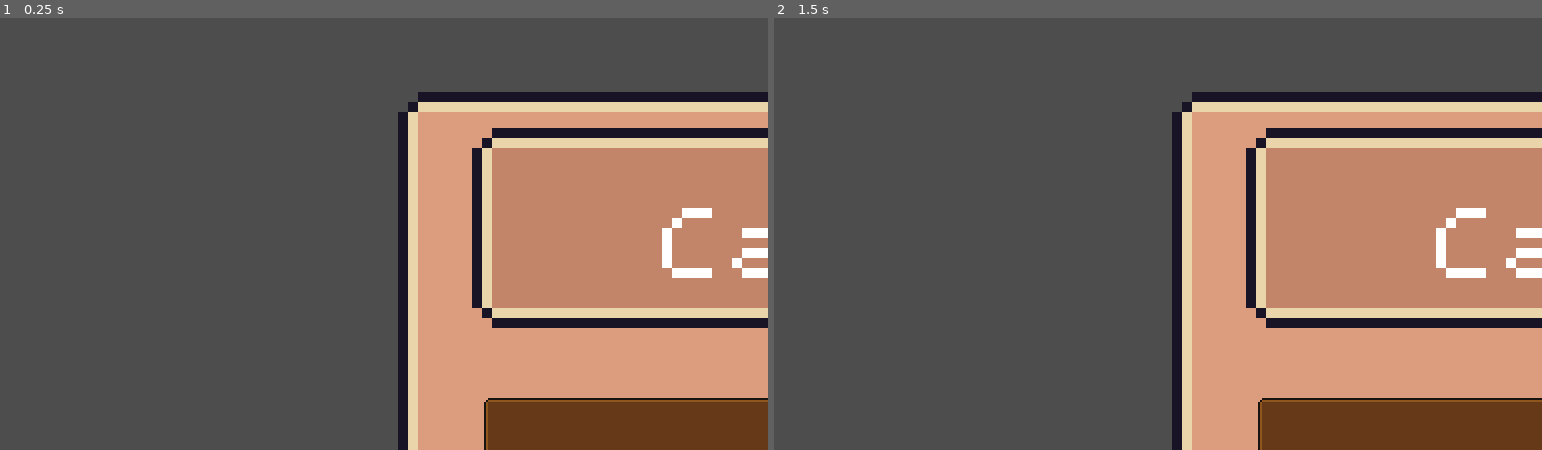
Above: before the commit, frames 1-2 (left to right).
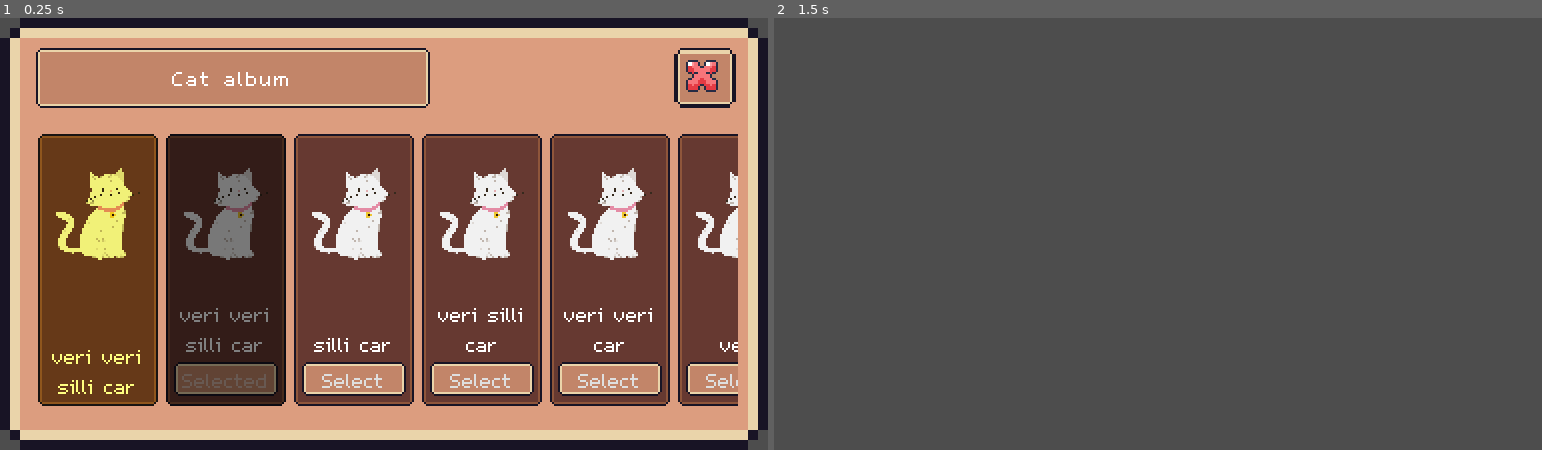
Above: after the commit, the same moments.

Repository: Mikihero/cozy-cat-resort
Game: Godot game, scene res://Scenes/cat_album.tscn
The game is run twice, just before and just after one commit, with the same random seed, the same clock (stepped at 60 frames per second) and the same inputs.
Inputs (mouse positions are in pixels of both pictures, inside the frame that each line leads up to):
- Up to frame 1 (0.25 s): no input
- Up to frame 2 (1.5 s): click (1480, 78) at 0.52 s; tap Enter at 1.25 s; move the mouse to (1326, 212) at 1.27 s; click (1326, 212) at 1.42 s

The runs differ from the first frame. In frame 1, 96% of the frame differs, in the area x 0-100%, y 0-100%; in frame 2, 40%.

Commit message:
fixed sizing and updated scroll container

Diff:
--- a/Scenes/album_background.gd
+++ /dev/null
@@ -1,6 +0,0 @@
-extends Sprite2D
-
-func _ready() -> void:
-	var target_size = Vector2(384, 216)
-	var texture_size = $Background.texture.get_size()
-	scale = target_size / texture_size
--- a/Scenes/cat_album.tscn
+++ b/Scenes/cat_album.tscn
@@ -6,23 +6,20 @@
 [ext_resource type="StyleBox" uid="uid://douabvrad66ov" path="res://Assets/ui/styles/brown-pressed.tres" id="4_6vwvs"]
 [ext_resource type="Texture2D" uid="uid://bd2458fnbm0dl" path="res://Assets/ui/cancel.png" id="5_f75t2"]
 [ext_resource type="PackedScene" uid="uid://dcy051y6hstrs" path="res://Scenes/character_card.tscn" id="6_6vwvs"]
-[ext_resource type="Script" uid="uid://d3moxxpqercvg" path="res://Scenes/scroll_container.gd" id="6_whfmd"]
+[ext_resource type="Script" uid="uid://c47ms8vpwjujl" path="res://Scripts/cat_album_scroll.gd" id="6_kdnjl"]
 [ext_resource type="Texture2D" uid="uid://difnkfoip1rio" path="res://Placeholders/cat.png" id="7_f75t2"]
 
 [sub_resource type="StyleBoxTexture" id="StyleBoxTexture_whfmd"]
 
 [sub_resource type="FontVariation" id="FontVariation_pdpnd"]
 spacing_glyph = 1
-spacing_bottom = -5
 
 [node name="Node2D" type="Node2D"]
 script = ExtResource("1_g6llf")
 
 [node name="simpleBackground" type="NinePatchRect" parent="."]
-offset_left = 199.0
-offset_top = 37.000004
-offset_right = 350.8
-offset_bottom = 147.4
+offset_right = 76.799995
+offset_bottom = 43.199997
 scale = Vector2(5, 5)
 texture = ExtResource("2_bfts0")
 region_rect = Rect2(0, 0, 21, 21)
@@ -32,11 +29,11 @@
 patch_margin_bottom = 2
 
 [node name="exampleCancelIconButton" type="Button" parent="."]
-offset_left = 836.0
-offset_top = 55.00006
-offset_right = 856.4
-offset_bottom = 75.00006
-scale = Vector2(5, 5)
+offset_left = 337.0
+offset_top = 15.0
+offset_right = 357.40002
+offset_bottom = 35.0
+scale = Vector2(1.5, 1.5)
 theme_override_styles/normal = ExtResource("3_pdpnd")
 theme_override_styles/normal_mirrored = ExtResource("3_pdpnd")
 theme_override_styles/pressed = ExtResource("4_6vwvs")
@@ -52,11 +49,10 @@
 icon_alignment = 1
 
 [node name="Label" type="Label" parent="."]
-offset_left = 236.00002
-offset_top = 55.0
-offset_right = 335.59998
-offset_bottom = 75.0
-scale = Vector2(5, 5)
+offset_left = 18.0
+offset_top = 15.0
+offset_right = 215.0
+offset_bottom = 45.0
 theme_override_fonts/font = SubResource("FontVariation_pdpnd")
 theme_override_font_sizes/font_size = 16
 theme_override_styles/normal = ExtResource("3_pdpnd")
@@ -66,52 +62,60 @@
 vertical_alignment = 1
 clip_text = true
 
-[node name="ScrollContainer" type="ScrollContainer" parent="."]
-offset_left = 242.0
-offset_top = 188.0
-offset_right = 939.0
-offset_bottom = 558.0
+[node name="HBoxScrollContainer" type="HBoxContainer" parent="."]
+offset_left = 19.0
+offset_top = 56.0
+offset_right = 369.0
+offset_bottom = 191.0
+script = ExtResource("6_kdnjl")
+
+[node name="CurrentlySelected" parent="HBoxScrollContainer" instance=ExtResource("6_6vwvs")]
+layout_mode = 2
+
+[node name="ScrollContainer" type="ScrollContainer" parent="HBoxScrollContainer"]
+layout_mode = 2
+size_flags_horizontal = 3
 follow_focus = true
 horizontal_scroll_mode = 3
 vertical_scroll_mode = 0
-script = ExtResource("6_whfmd")
 
-[node name="HBoxContainer" type="HBoxContainer" parent="ScrollContainer"]
-custom_minimum_size = Vector2(0, 300)
+[node name="HBoxContainer" type="HBoxContainer" parent="HBoxScrollContainer/ScrollContainer"]
 layout_mode = 2
 alignment = 1
 
-[node name="PanelContainer" parent="ScrollContainer/HBoxContainer" instance=ExtResource("6_6vwvs")]
+[node name="PanelContainer" parent="HBoxScrollContainer/ScrollContainer/HBoxContainer" instance=ExtResource("6_6vwvs")]
 layout_mode = 2
 character_name = "veri veri silli car"
 character_image = ExtResource("7_f75t2")
 
-[node name="PanelContainer2" parent="ScrollContainer/HBoxContainer" instance=ExtResource("6_6vwvs")]
+[node name="PanelContainer2" parent="HBoxScrollContainer/ScrollContainer/HBoxContainer" instance=ExtResource("6_6vwvs")]
 layout_mode = 2
 character_name = "silli car"
 character_image = ExtResource("7_f75t2")
 
-[node name="PanelContainer3" parent="ScrollContainer/HBoxContainer" instance=ExtResource("6_6vwvs")]
+[node name="PanelContainer3" parent="HBoxScrollContainer/ScrollContainer/HBoxContainer" instance=ExtResource("6_6vwvs")]
 layout_mode = 2
 character_name = "veri silli car"
 character_image = ExtResource("7_f75t2")
 
-[node name="PanelContainer4" parent="ScrollContainer/HBoxContainer" instance=ExtResource("6_6vwvs")]
+[node name="PanelContainer4" parent="HBoxScrollContainer/ScrollContainer/HBoxContainer" instance=ExtResource("6_6vwvs")]
 layout_mode = 2
 character_name = "veri veri car"
 character_image = ExtResource("7_f75t2")
 
-[node name="PanelContainer5" parent="ScrollContainer/HBoxContainer" instance=ExtResource("6_6vwvs")]
+[node name="PanelContainer5" parent="HBoxScrollContainer/ScrollContainer/HBoxContainer" instance=ExtResource("6_6vwvs")]
 layout_mode = 2
 character_name = "ver"
 character_image = ExtResource("7_f75t2")
 
-[node name="PanelContainer6" parent="ScrollContainer/HBoxContainer" instance=ExtResource("6_6vwvs")]
+[node name="PanelContainer6" parent="HBoxScrollContainer/ScrollContainer/HBoxContainer" instance=ExtResource("6_6vwvs")]
 layout_mode = 2
 character_name = "veri "
 character_image = ExtResource("7_f75t2")
 
-[node name="PanelContainer7" parent="ScrollContainer/HBoxContainer" instance=ExtResource("6_6vwvs")]
+[node name="PanelContainer7" parent="HBoxScrollContainer/ScrollContainer/HBoxContainer" instance=ExtResource("6_6vwvs")]
 layout_mode = 2
 character_name = "veri veri silli car"
 character_image = ExtResource("7_f75t2")
+
+[connection signal="pressed" from="exampleCancelIconButton" to="." method="_on_cancel_button_pressed"]
--- a/Scenes/character_card.tscn
+++ b/Scenes/character_card.tscn
@@ -1,38 +1,36 @@
 [gd_scene load_steps=7 format=3 uid="uid://dcy051y6hstrs"]
 
 [ext_resource type="StyleBox" uid="uid://douabvrad66ov" path="res://Assets/ui/styles/brown-pressed.tres" id="1_mqkav"]
-[ext_resource type="Script" uid="uid://cpqfkeqj56h5k" path="res://Scenes/character_card.gd" id="1_osmlc"]
+[ext_resource type="Script" uid="uid://cpqfkeqj56h5k" path="res://Scripts/character_card.gd" id="1_osmlc"]
 [ext_resource type="StyleBox" uid="uid://ykbqjul20drt" path="res://Assets/ui/styles/simple-basic.tres" id="3_jj6vb"]
 
 [sub_resource type="FontVariation" id="FontVariation_ijp7v"]
 spacing_bottom = -1
 
 [sub_resource type="FontVariation" id="FontVariation_jj6vb"]
-spacing_bottom = -8
 
 [sub_resource type="StyleBoxTexture" id="StyleBoxTexture_2mxqi"]
 
 [node name="PanelContainer" type="PanelContainer"]
-custom_minimum_size = Vector2(150, 200)
+custom_minimum_size = Vector2(60, 100)
 offset_right = 150.0
-offset_bottom = 323.0
-scale = Vector2(5, 5)
+offset_bottom = 307.0
 mouse_filter = 1
 theme_override_styles/panel = ExtResource("1_mqkav")
 script = ExtResource("1_osmlc")
 
 [node name="MarginContainer" type="MarginContainer" parent="."]
 layout_mode = 2
-theme_override_constants/margin_left = 10
-theme_override_constants/margin_top = 10
-theme_override_constants/margin_right = 10
-theme_override_constants/margin_bottom = 10
+theme_override_constants/margin_left = 2
+theme_override_constants/margin_top = 3
+theme_override_constants/margin_right = 2
+theme_override_constants/margin_bottom = 3
 
 [node name="VBoxContainer" type="VBoxContainer" parent="MarginContainer"]
 layout_mode = 2
 
 [node name="CatImg" type="TextureRect" parent="MarginContainer/VBoxContainer"]
-custom_minimum_size = Vector2(75, 200)
+custom_minimum_size = Vector2(0, 70)
 layout_mode = 2
 expand_mode = 1
 stretch_mode = 5
@@ -45,16 +43,14 @@
 layout_mode = 2
 size_flags_vertical = 8
 theme_override_fonts/font = SubResource("FontVariation_ijp7v")
-theme_override_font_sizes/font_size = 35
+theme_override_font_sizes/font_size = 16
 horizontal_alignment = 1
 autowrap_mode = 3
 
 [node name="Select" type="Button" parent="MarginContainer/VBoxContainer"]
-custom_minimum_size = Vector2(100, 0)
 layout_mode = 2
-size_flags_horizontal = 4
 theme_override_fonts/font = SubResource("FontVariation_jj6vb")
-theme_override_font_sizes/font_size = 30
+theme_override_font_sizes/font_size = 16
 theme_override_styles/normal = ExtResource("3_jj6vb")
 theme_override_styles/normal_mirrored = ExtResource("3_jj6vb")
 theme_override_styles/pressed = ExtResource("1_mqkav")
--- a/Scripts/album.gd
+++ b/Scripts/album.gd
@@ -1 +1,5 @@
 extends Node2D
+
+
+func _on_cancel_button_pressed() -> void:
+	queue_free()
--- /dev/null
+++ b/Scripts/cat_album_scroll.gd
@@ -0,0 +1,48 @@
+extends HBoxContainer
+
+@onready var preview_slot = $CurrentlySelected
+@onready var list_container = $ScrollContainer/HBoxContainer
+
+func _ready() -> void:
+	await get_tree().process_frame
+
+	if list_container.get_child_count() > 0:
+		var first_card = list_container.get_child(0)
+		preview_slot.character_name = first_card.character_name
+		preview_slot.character_image = first_card.character_image
+		preview_slot._ready()
+
+	setup_buttons()
+	update_ui()
+
+func setup_buttons():
+	var list_cards = list_container.get_children()
+
+	for card in list_cards:
+		var btn = card.select_btn
+		if not btn.pressed.is_connected(_on_character_selected):
+			btn.pressed.connect(_on_character_selected.bind(card))
+
+func _on_character_selected(clicked_card):
+	preview_slot.character_name = clicked_card.character_name
+	preview_slot.character_image = clicked_card.character_image
+	preview_slot._ready()
+
+	update_ui()
+
+func update_ui():
+	preview_slot.set_selected_mode(true)
+
+	var current_name = preview_slot.character_name
+
+	for card in list_container.get_children():
+		var is_active = (current_name != "" and card.character_name == current_name)
+
+		if is_active:
+			card.select_btn.disabled = true
+			card.select_btn.text = "Selected"
+			card.modulate = Color(0.5, 0.5, 0.5)
+		else:
+			card.select_btn.disabled = false
+			card.select_btn.text = "Select"
+			card.modulate = Color(1, 1, 1)
--- a/Scenes/scroll_container.gd
+++ b/Scripts/scroll_container.gd
@@ -45,23 +45,6 @@
 			card.select_btn.text = "Select"
 			card.modulate = Color(1, 1, 1)
 
-"""
-func refresh_album():
-	var cards = list_container.get_children()
-
-	for i in range(cards.size()):
-		var card = cards[i]
-		card.set_selected_mode(i == 0)
-
-		var btn = card.select_btn
-		if not btn.pressed.is_connected(_on_select_pressed):
-			btn.pressed.connect(_on_select_pressed.bind(card))
-
-func _on_select_pressed(clicked_card):
-	var old_index = clicked_card.get_index()
-	list_container.move_child(clicked_card,0)
-	refresh_album()
-"""
 func _gui_input(event):
 	if event is InputEventScreenDrag:
 		accept_event()
Not shown, removed: Scenes/album_background.gd.uid
Not shown, added: Scripts/cat_album_scroll.gd.uid
Renamed: Scenes/character_card.gd -> Scripts/character_card.gd
Renamed: Scenes/character_card.gd.uid -> Scripts/character_card.gd.uid
Renamed: Scenes/scroll_container.gd.uid -> Scripts/scroll_container.gd.uid
